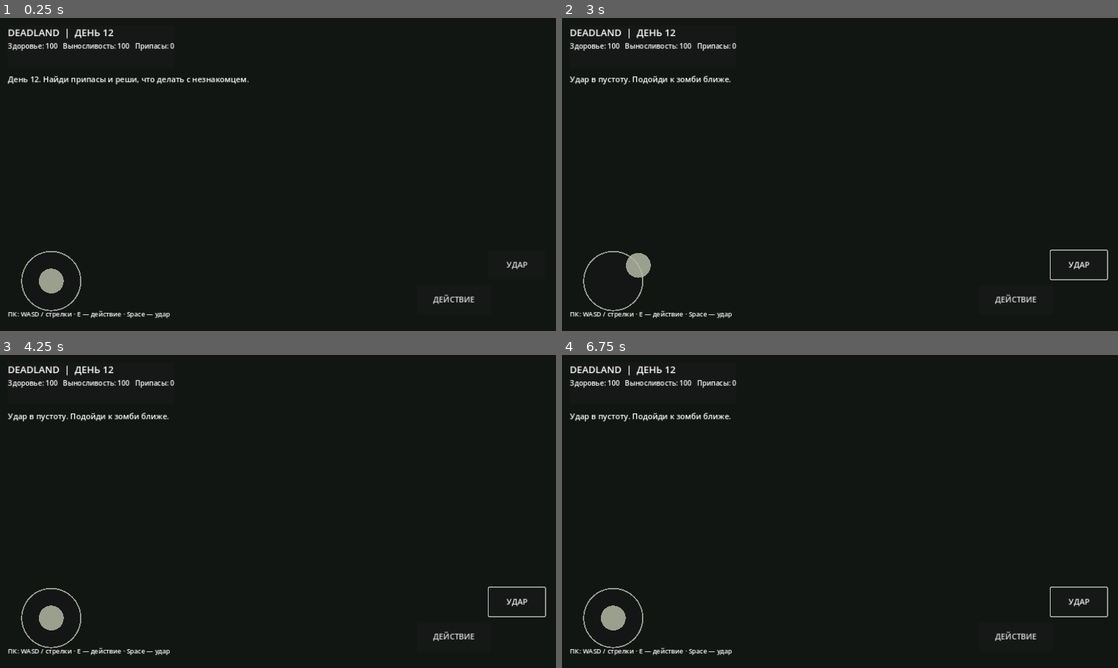
Above: before the commit, frames 1-4 (two rows, left to right).
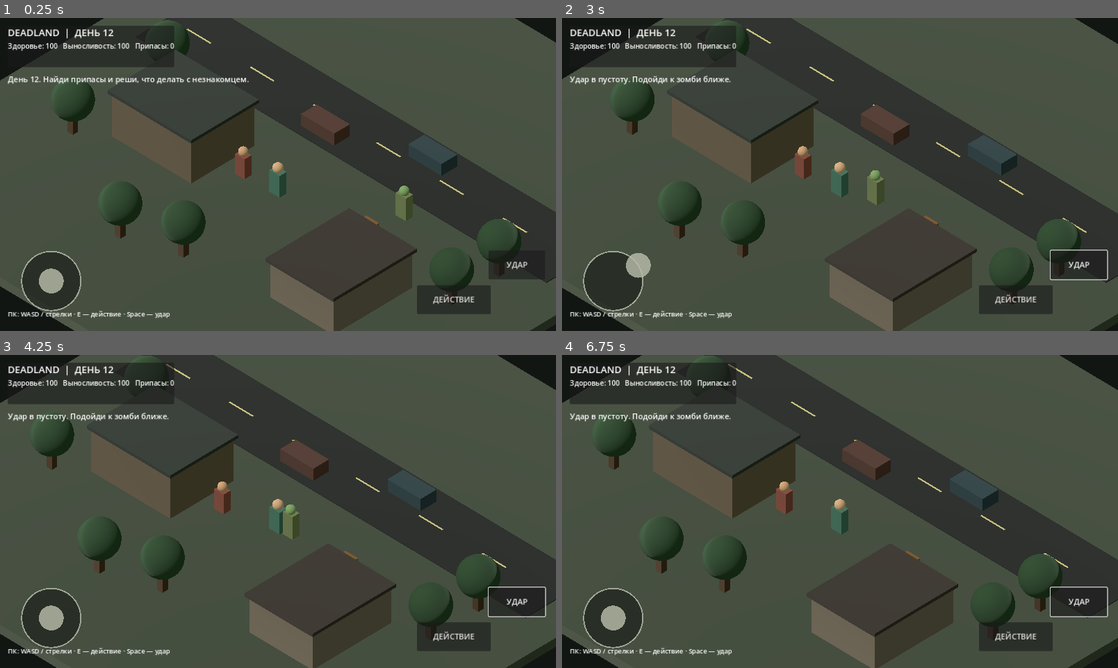
Above: after the commit, the same moments.

Repository: mapsmax32-ui/Deadland
Game: Godot game, scene res://Main.tscn
Two runs of this game, one before a commit and one after it. Both use one fixed random seed, a clock stepped at 60 frames per second and the inputs below.
Inputs (mouse positions are in pixels of both pictures, inside the frame that each line leads up to):
- Up to frame 1 (0.25 s): no input
- Up to frame 2 (3 s): click "ДЕЙСТВИЕ" at 0.5 s; click "Помочь незнакомцу" at 1.25 s; click "УДАР" at 2 s; tap Enter at 2.75 s; drag from (612, 280) to (895, 105) at 2.77 s
- Up to frame 3 (4.25 s): drag from (166, 527) to (250, 574) at 3.52 s
- Up to frame 4 (6.75 s): tap Space (attack) at 4.25, 4.35, 5.85 s; move the mouse to (895, 442) at 4.27 s; hold D (move_right) 4.28-5 s; drag from (812, 574) to (673, 464) at 5.02 s; tap Enter at 5.75 s; move the mouse to (1006, 558) at 5.77 s; hold A (move_left) 5.78-6.5 s; drag from (673, 464) to (756, 433) at 6.52 s

The runs differ from the first frame. In frame 1, 90% of the frame differs, in the area x 0-100%, y 0-100%; in frame 2, 90%; in frame 3, 90%; in frame 4, 90%.

Commit message:
Fix camera aiming at the game world

Diff:
--- a/scripts/main.gd
+++ b/scripts/main.gd
@@ -94,9 +94,10 @@
     cam.projection = Camera3D.PROJECTION_ORTHOGONAL
     cam.size = 14
     cam.position = Vector3(9, 10, 9)
-    cam.look_at(Vector3.ZERO, Vector3.UP)
+    player.add_child(cam)
+    cam.position = Vector3(9, 10, 9)
+    cam.look_at(player.global_position + Vector3(0, 0.5, 0), Vector3.UP)
     cam.current = true
-    player.add_child(cam)
     camera = cam
 
 func _make_zombie() -> void:
